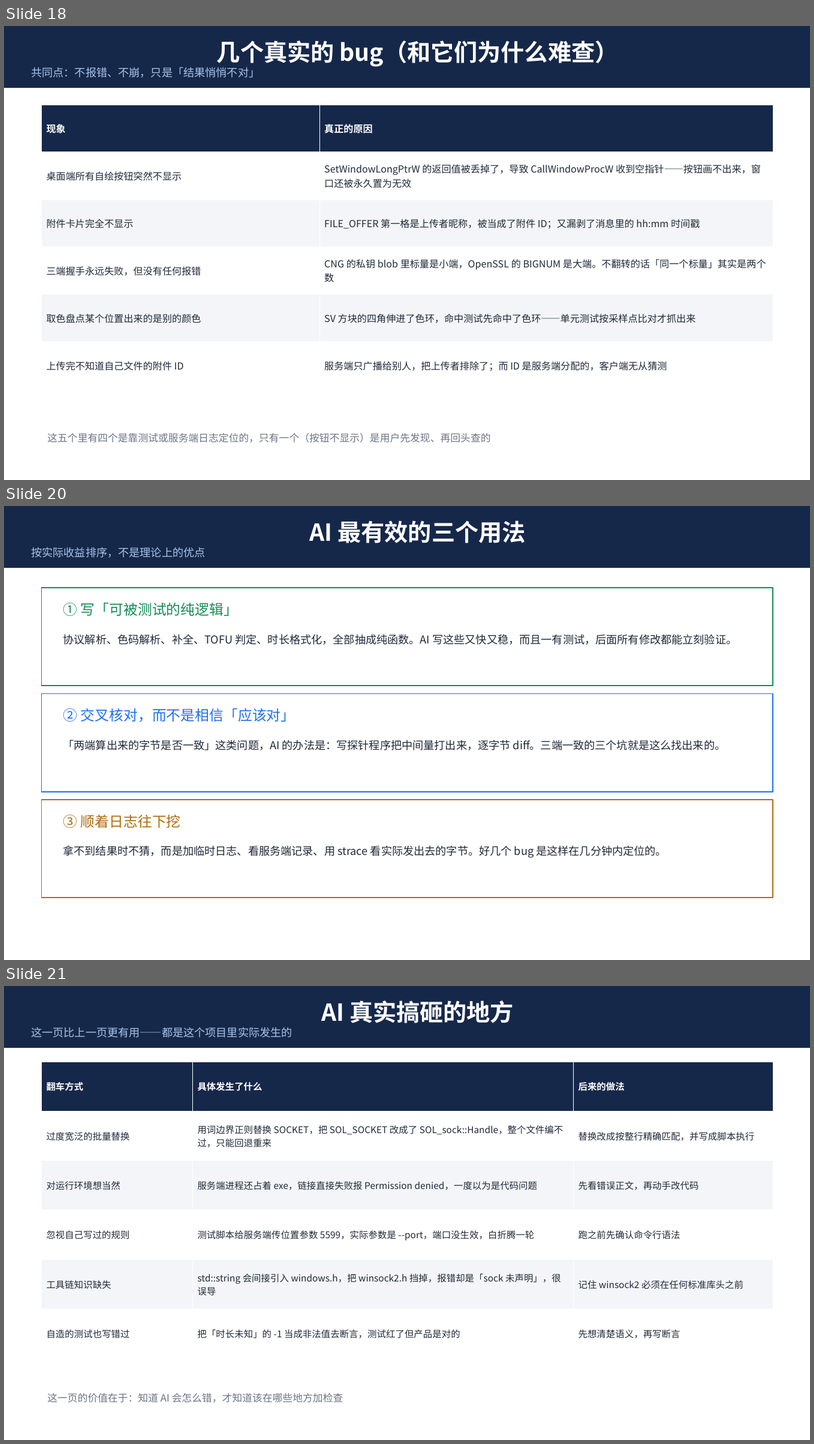
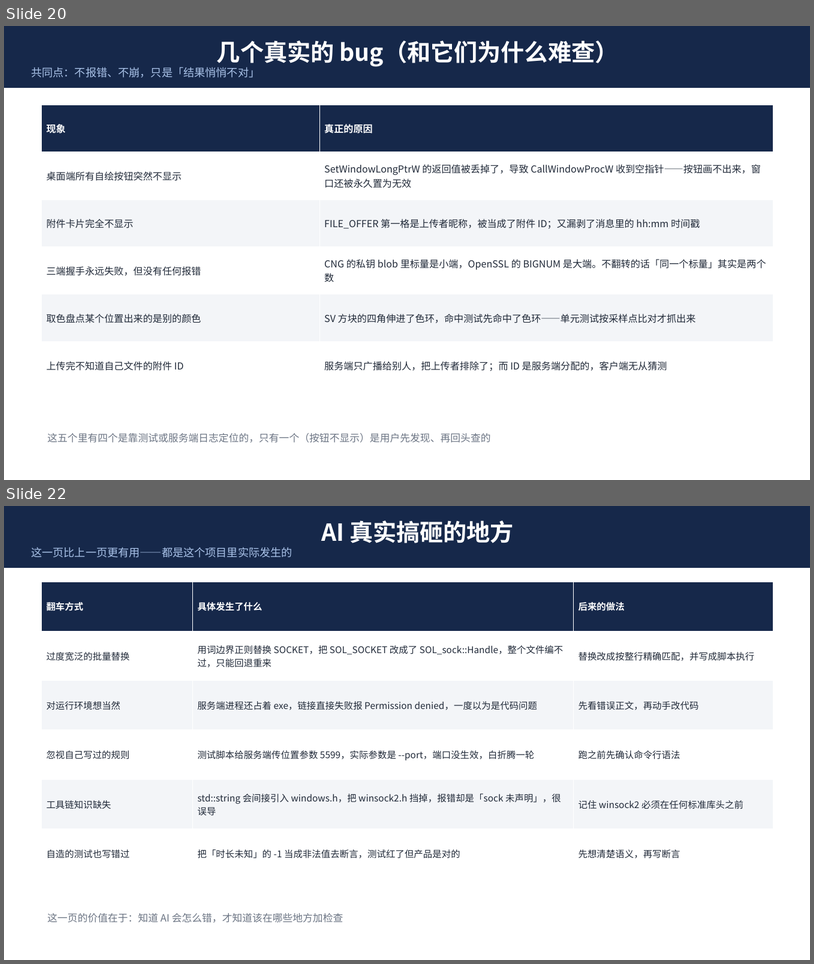
Before and after one commit to dongfang20101113/DChat, a slide deck: dchat-项目介绍.pptx. Shown one above the other, each under a label of ours: slides 18, 20 and 21 before the commit, slides 20 and 22 after it; the slides between them are not shown. The pictures are 814x1444 and 814x964 pixels, drawn with LibreOffice and Linux fonts; fonts in the diff are those of the drawing. Boxes give left, top, right and bottom in pixels: in the first picture for what was removed or moved away, otherwise in the second. Text is boxed around its words. In the diff, an @@ line names an element or a change of style, - is before the commit and + after.

Commit message:
docs: PPT 合并成一份（24 页动画版），去掉历史遗留的重复文件
之前因为 PowerPoint 一直开着两个旧 pptx，写入被拦，只能以新文件名交付，
结果目录里堆了三份。现在统一成一份：

  dchat-项目介绍.pptx   24 页 / 850 KB / 24 页有动画 / 117 个淡入效果
    （内容 = 之前交付的 v3）

  - dchat-项目介绍-v3.pptx     删除（内容已并入上面的文件）
  - dchat-项目介绍-动画版.pptx  从 git 移除跟踪（本地文件被 PowerPoint 占着删不掉，
    关闭后可直接删除）

tools/make_ppt.py 的默认输出名改回 dchat-项目介绍.pptx，不再生成 v3 后缀。

```diff
--- a/dchat-项目介绍.pptx
+++ b/dchat-项目介绍.pptx
@@ slide 20 removed at (4, 506, 810, 960), background #FFFFFF @@
@@ rectangle removed at (4, 506, 810, 568) @@
-AI 最有效的三个用法
-按实际收益排序，不是理论上的优点
@@ rectangle removed at (42, 588, 773, 685) @@
@@ text removed at (63, 603, 238, 616) @@
-① 写「可被测试的纯逻辑」
@@ text removed at (63, 634, 737, 645) @@
-协议解析、色码解析、补全、TOFU 判定、时长格式化，全部抽成纯函数。AI 写这些又快又稳，而且一有测试，后面所有修改都能立刻验证。
@@ rectangle removed at (42, 694, 773, 792) @@
@@ text removed at (63, 708, 296, 722) @@
-② 交叉核对，而不是相信「应该对」
@@ text removed at (63, 739, 726, 750) @@
-「两端算出来的字节是否一致」这类问题，AI 的办法是：写探针程序把中间量打出来，逐字节 diff。三端一致的三个坑就是这么找出来的。
@@ rectangle removed at (42, 799, 773, 897) @@
@@ text removed at (63, 814, 181, 828) @@
-③ 顺着日志往下挖
@@ text removed at (63, 845, 667, 858) @@
-拿不到结果时不猜，而是加临时日志、看服务端记录、用 strace 看实际发出去的字节。好几个 bug 是这样在几分钟内定位的。
@@ what was slide 18 is now slide 20 @@
@@ what was slide 21 is now slide 22 @@
```
Also in this commit, not shown: 4 slides changed, 3 slides added, 1 other slide removed, 1 other file.
